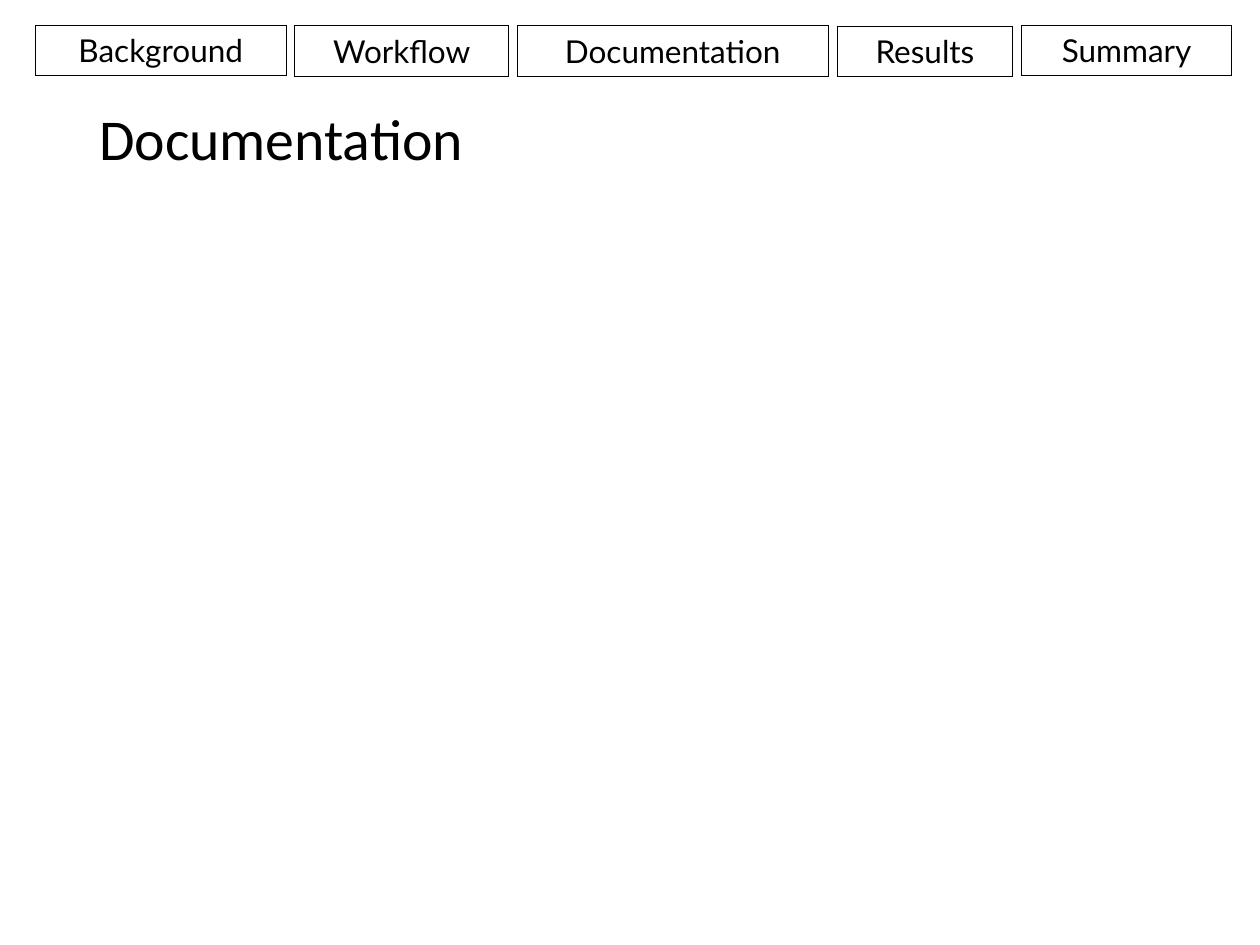
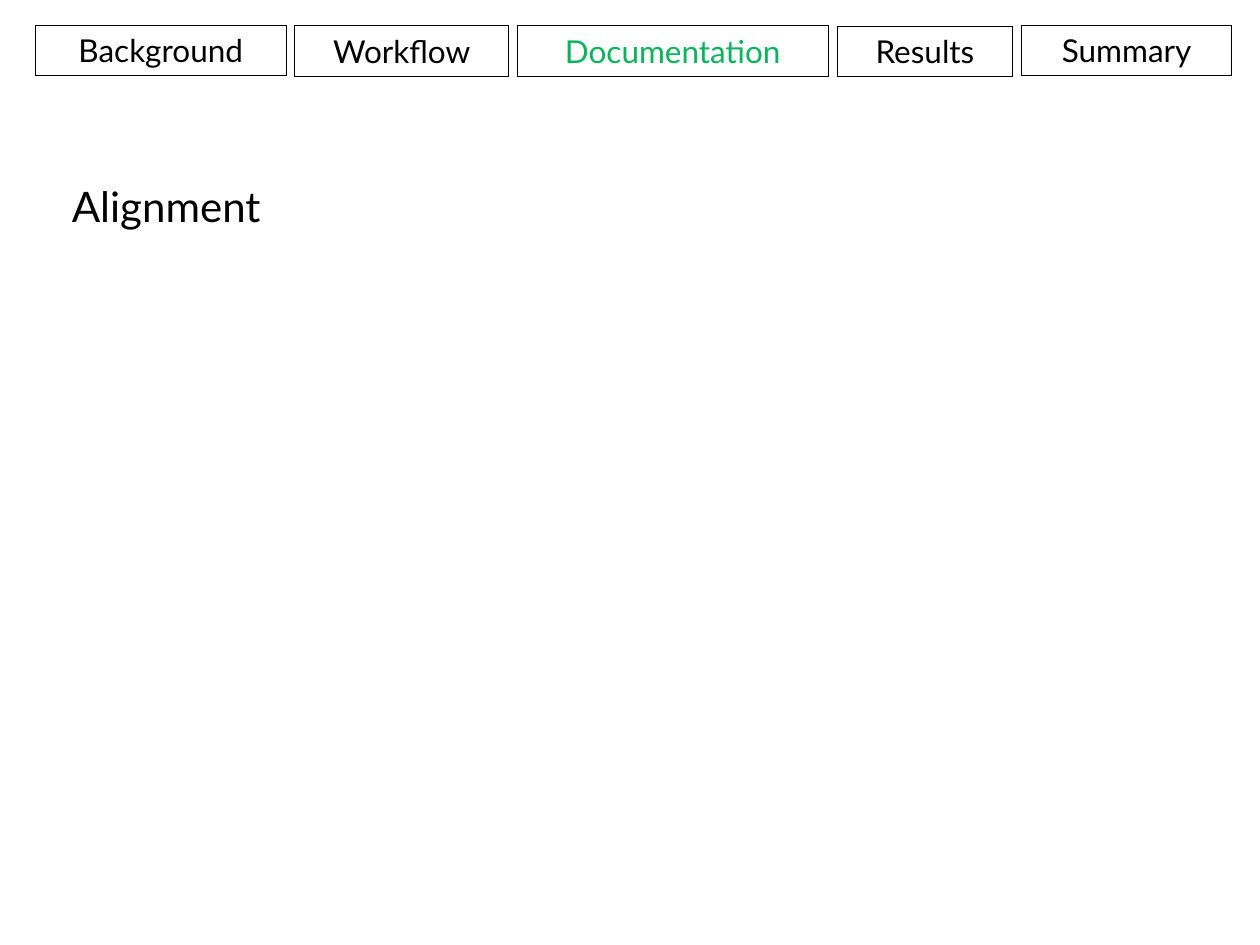
Before and after one commit to aweeger/BCB546X_FinalGroup, a slide deck: slide 23 of Presentation.pptx (slide 16 before the commit). Drawn at 1260x945 pixels with LibreOffice and Linux fonts; fonts in the diff are those of the drawing. Boxes give left, top, right and bottom in pixels: in the first picture for what was removed or moved away, otherwise in the second. Text is boxed around its words. In the diff, an @@ line names an element or a change of style, - is before the commit and + after.

```diff
--- a/Presentation.pptx
+++ b/Presentation.pptx
@@ rectangle "Documentation" at <box>518,26,828,77</box>: text colour #000000 to #0AB45A @@
@@ title removed at <box>99,120,463,161</box> @@
-Documentation
@@ text added at <box>72,191,261,230</box>, 24 pt, text #000000 @@
+Alignment
```
Also in this commit, not shown: 3 other slides changed, 14 slides added, 1 slide removed.
